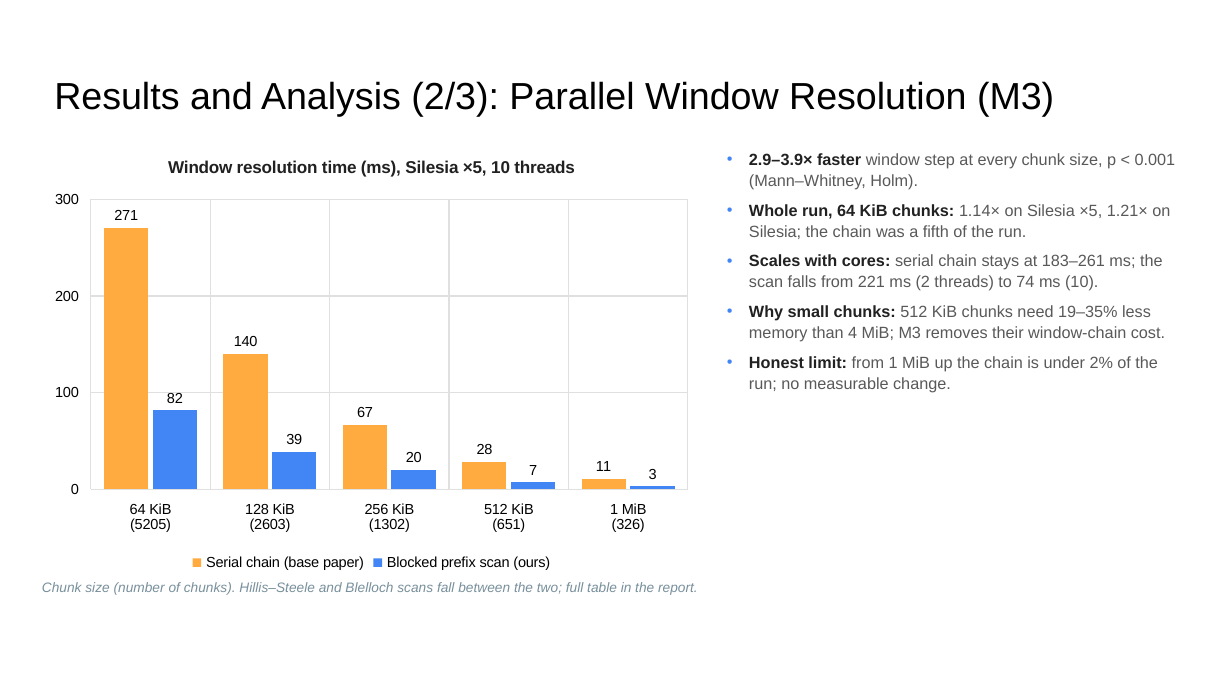
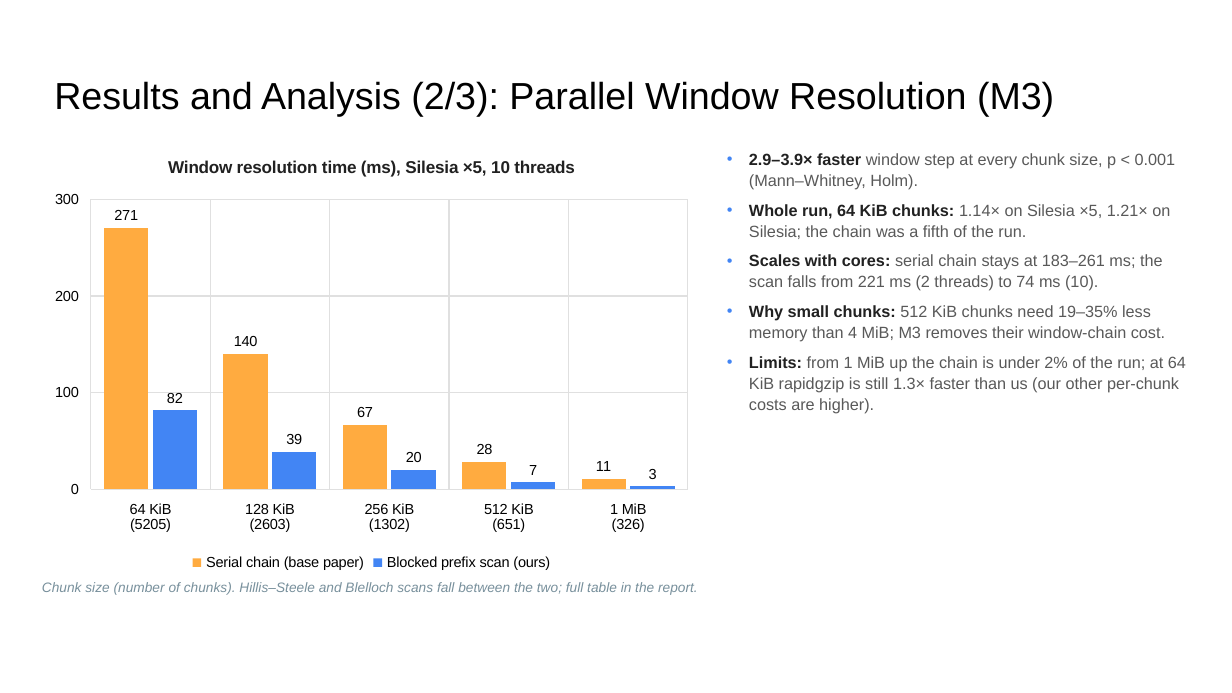
Before and after one commit to DarkDS13/riptide, a slide deck: slide 5 of docs/final/riptide_final_presentation.pptx. Drawn at 1232x693 pixels with LibreOffice and Linux fonts; fonts in the diff are those of the drawing. Boxes give left, top, right and bottom in pixels: in the first picture for what was removed or moved away, otherwise in the second. Text is boxed around its words. In the diff, an @@ line names an element or a change of style, - is before the commit and + after.

```diff
--- a/docs/final/riptide_final_presentation.pptx
+++ b/docs/final/riptide_final_presentation.pptx
@@ text at [749, 356, 1186, 414]: text changed @@
-• Honest limit: from 1 MiB up the chain is under 2% of the run; no measurable change.
+• Limits: from 1 MiB up the chain is under 2% of the run; at 64 KiB rapidgzip is still 1.3× faster than us (our other per-chunk costs are higher).
```
Also in this commit, not shown: 2 other slides changed.
